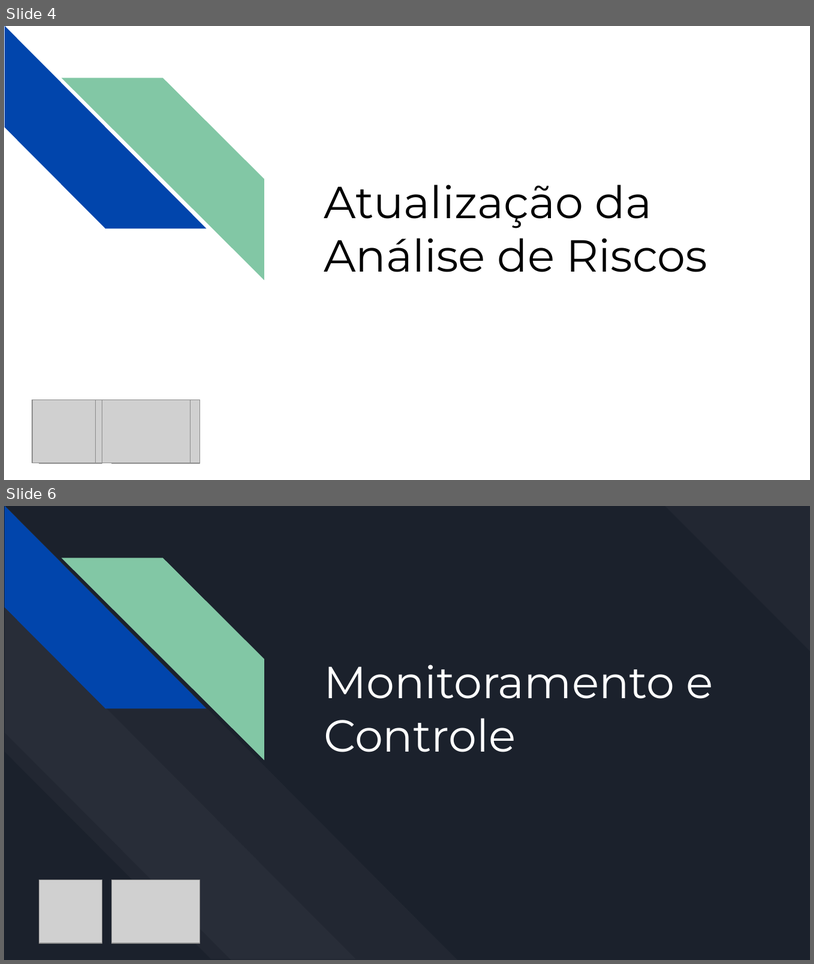
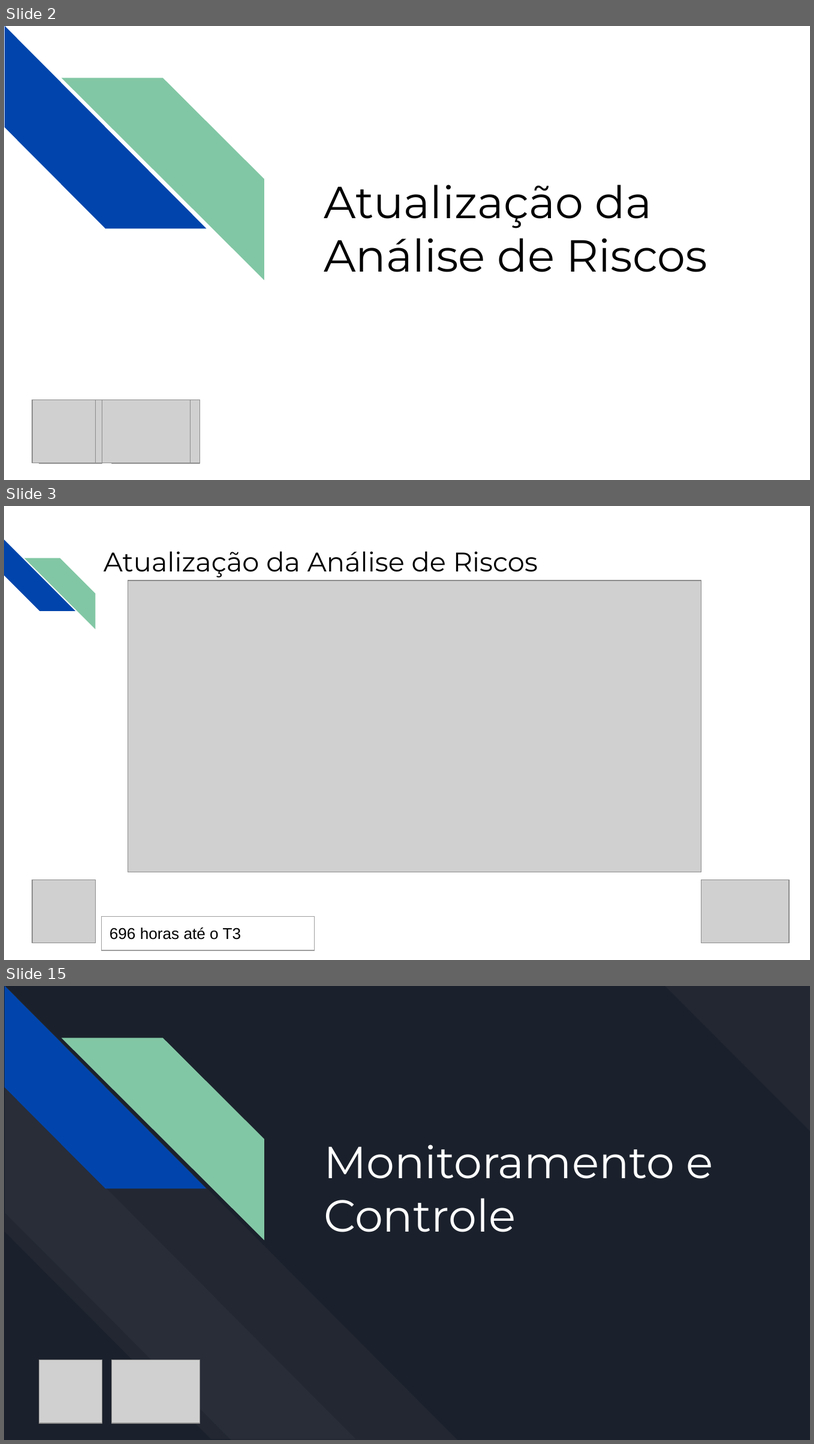
Before and after one commit to junglejf/Damas, a slide deck: ES 2 Python Files/Apresentação 2.pptx. Shown one above the other, each under a label of ours: slides 4 and 6 before the commit, slides 2, 3 and 15 after it; the slides between them are not shown. The pictures are 814x964 and 814x1444 pixels, drawn with LibreOffice and Linux fonts; fonts in the diff are those of the drawing; grey boxes stand for pictures. Boxes give left, top, right and bottom in pixels: in the first picture for what was removed or moved away, otherwise in the second. Text is boxed around its words. In the diff, an @@ line names an element or a change of style, - is before the commit and + after.

```diff
--- a/ES 2 Python Files/Apresentação 2.pptx
+++ b/ES 2 Python Files/Apresentação 2.pptx
@@ slide 3 added at [4,506,810,960], background #FFFFFF @@
@@ diag stripe added at [4,540,75,611], fill #0145AC @@
@@ diag stripe added at [24,558,95,628], fill #82C7A5 @@
@@ text added at [104,551,538,577], 24 pt, text #000000 @@
+Atualização da Análise de Riscos
@@ picture added at [128,580,701,871] @@
@@ picture added at [32,879,95,942] @@
@@ picture added at [702,879,789,942] @@
@@ table added at [102,916,314,951], 1 rows, 1 columns @@
+696 horas até o T3
@@ what was slide 4 is now slide 2 @@
@@ what was slide 6 is now slide 15 @@
```
Also in this commit, not shown: 4 slides changed, 15 other slides added, 7 slides removed.
